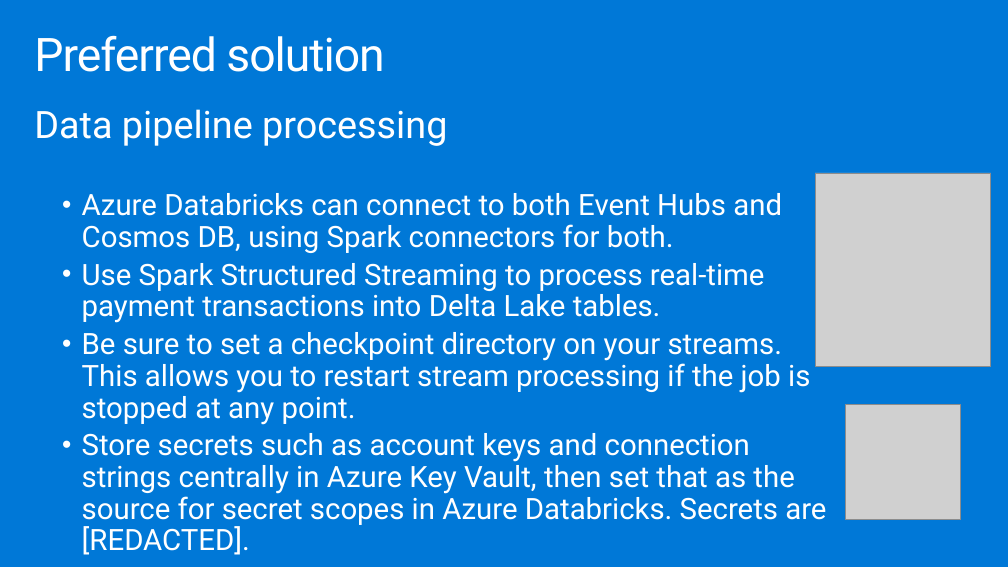
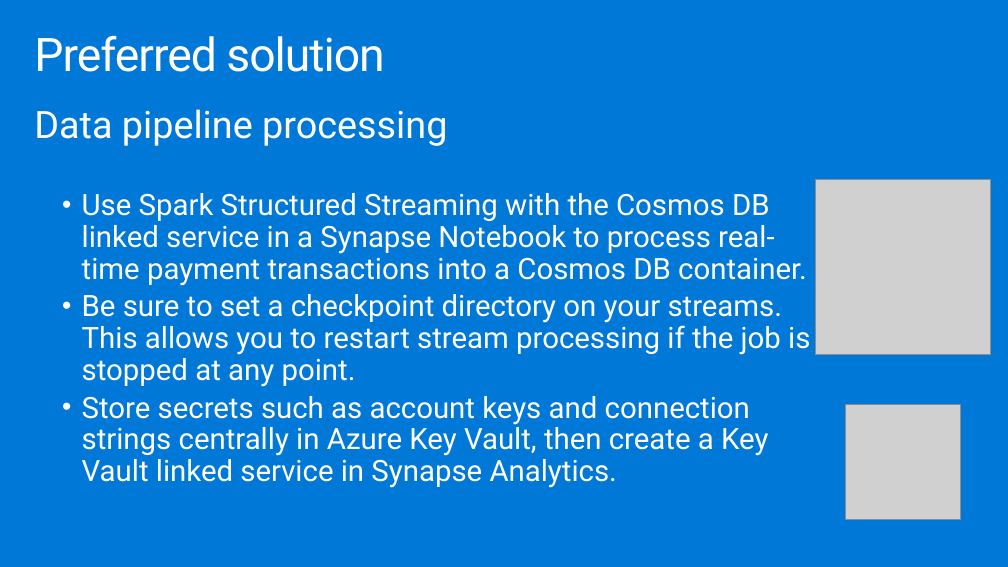
Before and after one commit to testjiho/innovative-fraud-detection, a slide deck: slide 23 of Whiteboard design session/WDS trainer presentation - Cosmos DB Real Time Advanced Analytics.pptx (slide 22 before the commit). Drawn at 1008x567 pixels with LibreOffice and Linux fonts; fonts in the diff are those of the drawing; grey boxes stand for pictures. Boxes give left, top, right and bottom in pixels: in the first picture for what was removed or moved away, otherwise in the second. Text is boxed around its words. In the diff, an @@ line names an element or a change of style, - is before the commit and + after.

```diff
--- a/Whiteboard design session/WDS trainer presentation - Cosmos DB Real Time Advanced Analytics.pptx
+++ b/Whiteboard design session/WDS trainer presentation - Cosmos DB Real Time Advanced Analytics.pptx
@@ picture: place and size @@
-picture at [815, 173, 991, 367]
+picture at [815, 179, 991, 355]
@@ text at [82, 193, 807, 286]: text changed @@
-  • Azure Databricks can connect to both Event Hubs and Cosmos DB, using Spark connectors for both.
-  • Use Spark Structured Streaming to process real-time payment transactions into Delta Lake tables.
+  • Use Spark Structured Streaming with the Cosmos DB linked service in a Synapse Notebook to process real-time payment transactions into a Cosmos DB container.
@@ text at [82, 396, 768, 488]: text changed @@
-  • Store secrets such as account keys and connection strings centrally in Azure Key Vault, then set that as the source for secret scopes in Azure Databricks. Secrets are [REDACTED].
+  • Store secrets such as account keys and connection strings centrally in Azure Key Vault, then create a Key Vault linked service in Synapse Analytics.
```
Also in this commit, not shown: 7 other slides changed, 3 slides added, 3 slides removed, 1 other file.
